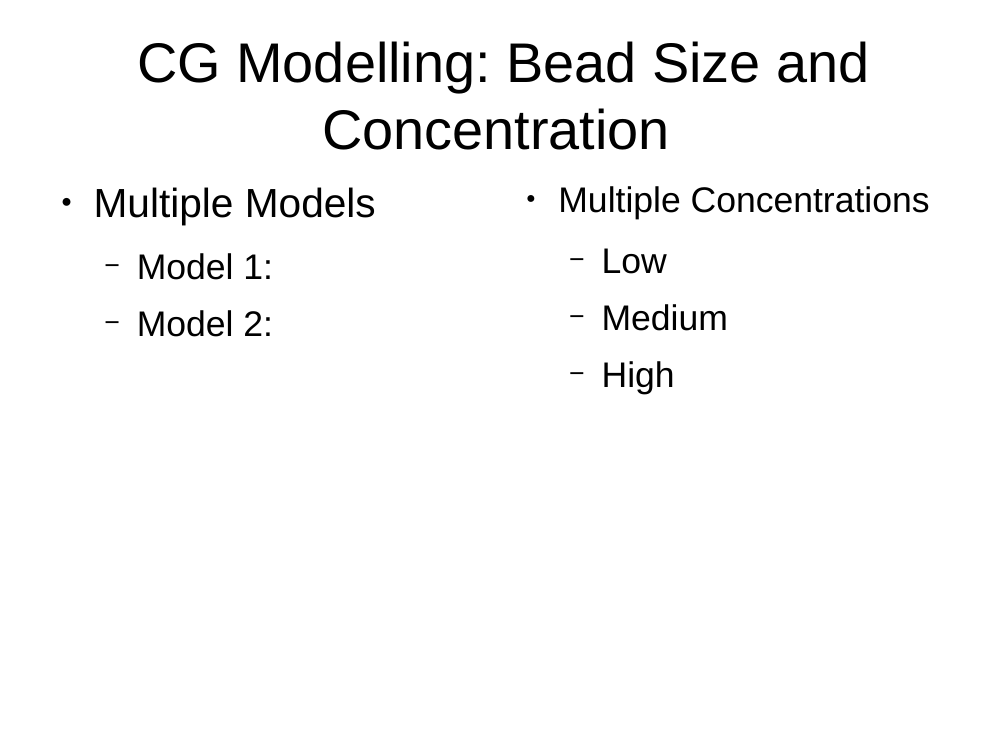
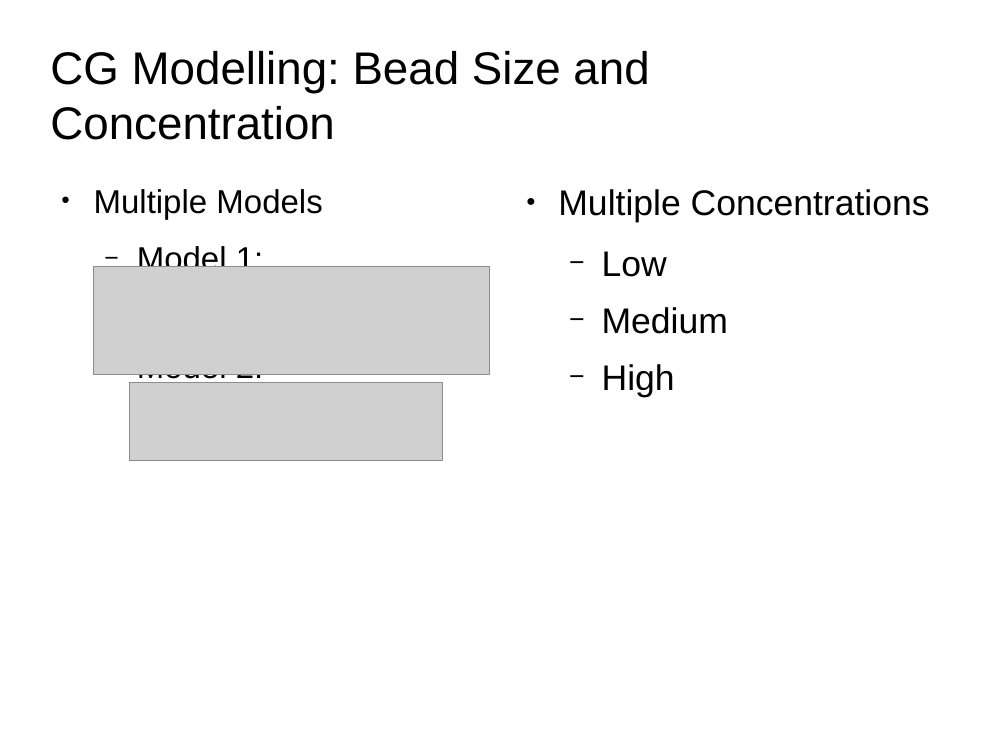
Before and after one commit to acnz/summer-prj, a slide deck: slide 8 of Slides.odp (slide 7 before the commit). Drawn at 1008x756 pixels with LibreOffice and Linux fonts; fonts in the diff are those of the drawing; grey boxes stand for pictures; background and template pictures are left out. Boxes give left, top, right and bottom in pixels: in the first picture for what was removed or moved away, otherwise in the second. Text is boxed around its words. In the diff, an @@ line names an element or a change of style, - is before the commit and + after.

```diff
--- a/Slides.odp
+++ b/Slides.odp
@@ title "CG Modelling: Bead Size and ...": place and size @@
-title "CG Modelling: Bead Size and ..." at (137,41,869,150)
+title "CG Modelling: Bead Size and ..." at (50,51,649,140)
@@ title "CG Modelling: Bead Size and ..." at (50,51,649,140): size 44 to 36 pt; alignment centre to left @@
@@ text "Multiple Models" at (94,189,322,383): size 32 to 26 pt in "Multiple Models"; size 28 to 26 pt in "Model 1:", "Model 2:" @@
@@ picture added at (93,266,489,374) @@
@@ picture added at (130,382,443,461) @@
```
Also in this commit, not shown: 9 other slides changed, 1 slide added, 4 other files.
